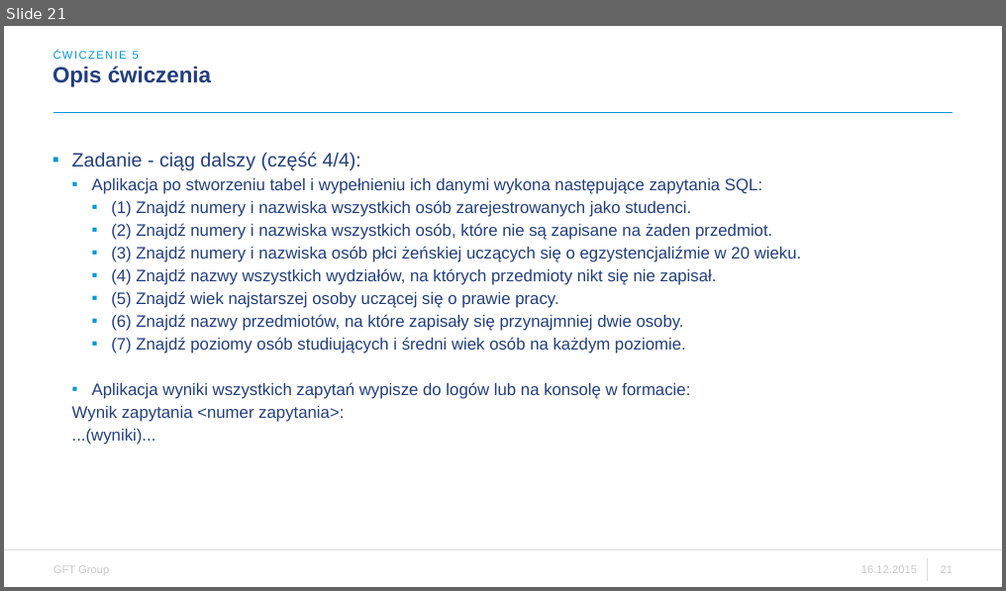
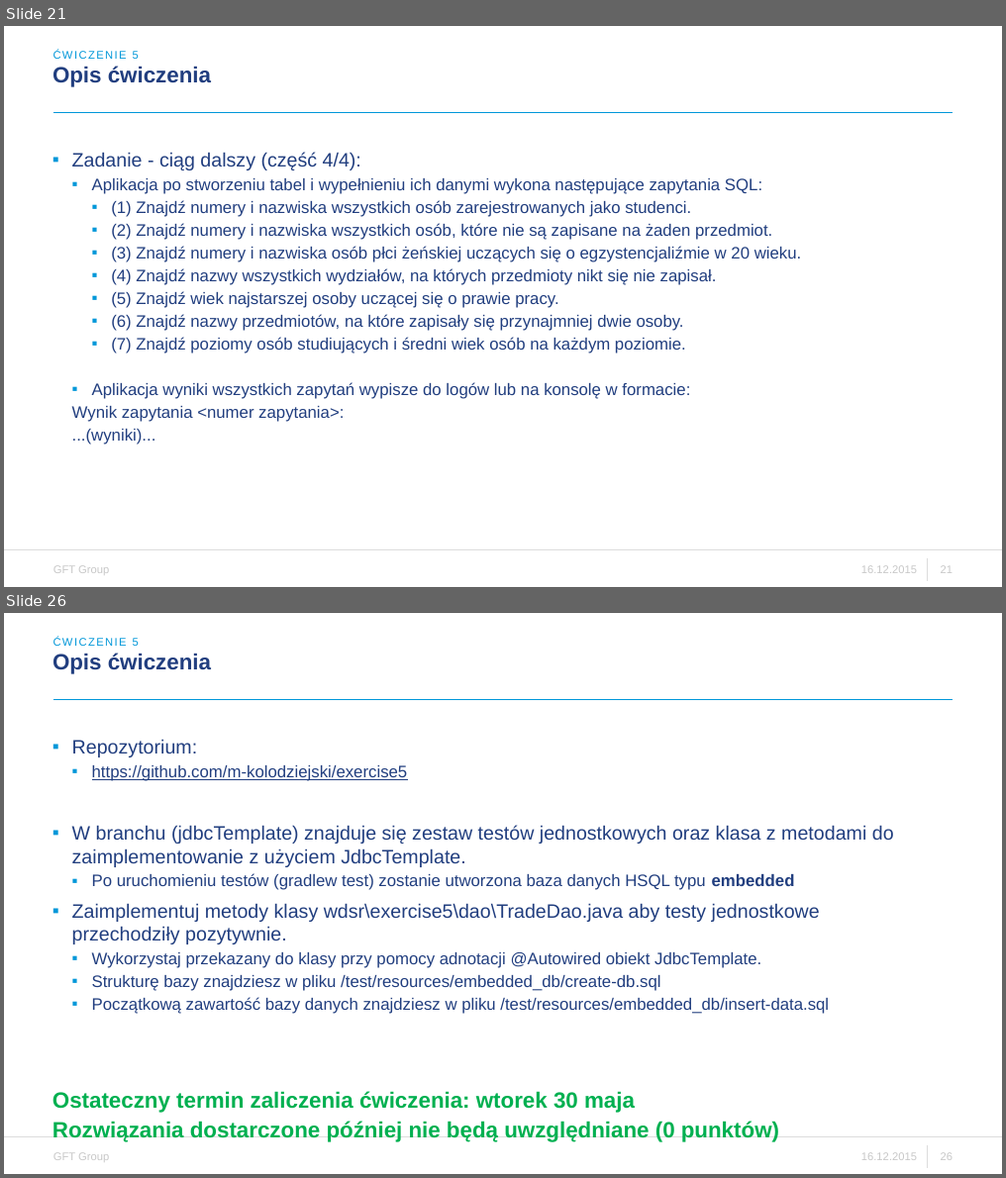
Before and after one commit to riiff1/exercise5, a slide deck: WDSR - ćwiczenie 5.pptx. Shown one above the other, each under a label of ours: slide 21 before the commit, slides 21 and 26 after it; the slides between them are not shown. The pictures are 1006x591 and 1006x1178 pixels, drawn with LibreOffice and Linux fonts; fonts in the diff are those of the drawing; background and template pictures are left out. Boxes give left, top, right and bottom in pixels: in the first picture for what was removed or moved away, otherwise in the second. Text is boxed around its words. In the diff, an @@ line names an element or a change of style, - is before the commit and + after.

Commit message:
Update prezentacji dla JdbcTemplate, aktualizacja terminow

```diff
--- a/WDSR - ćwiczenie 5.pptx
+++ b/WDSR - ćwiczenie 5.pptx
@@ slide 26 added at bbox=[4, 613, 1002, 1174], background #FFFFFF; not listed: 6 template elements that a slide beside it also shows @@
@@ text added at bbox=[54, 637, 139, 646], 8 pt, text #0097D9 @@
+ĆWICZENIE 5
@@ title added at bbox=[53, 653, 211, 674], 16 pt, text #213E7F, bold @@
+Opis ćwiczenia
@@ text added at bbox=[72, 739, 894, 1014], 12 pt, text #213E7F @@
+▪ Repozytorium:
+  ▪ https://github.com/m-kolodziejski/exercise5
+▪ W branchu (jdbcTemplate) znajduje się zestaw testów jednostkowych oraz klasa z metodami do zaimplementowanie z użyciem JdbcTemplate.
+  ▪ Po uruchomieniu testów (gradlew test) zostanie utworzona baza danych HSQL typu embedded
+▪ Zaimplementuj metody klasy wdsr\exercise5\dao\TradeDao.java aby testy jednostkowe przechodziły pozytywnie.
+  ▪ Wykorzystaj przekazany do klasy przy pomocy adnotacji @Autowired obiekt JdbcTemplate.
+  ▪ Strukturę bazy znajdziesz w pliku /test/resources/embedded_db/create-db.sql
+  ▪ Początkową zawartość bazy danych znajdziesz w pliku /test/resources/embedded_db/insert-data.sql
@@ text added at bbox=[53, 1091, 779, 1143], 16 pt, text #00B050, bold @@
+Ostateczny termin zaliczenia ćwiczenia: wtorek 30 maja
+Rozwiązania dostarczone później nie będą uwzględniane (0 punktów)
```
Also in this commit, not shown: 1 slide changed, 3 other slides added.
